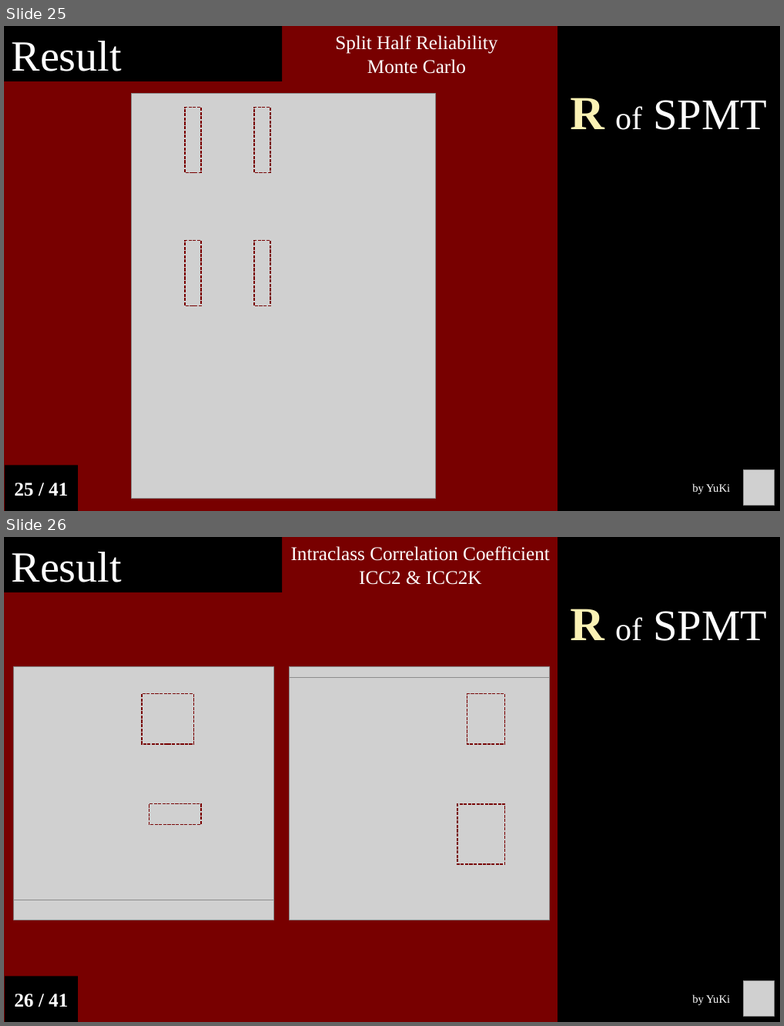
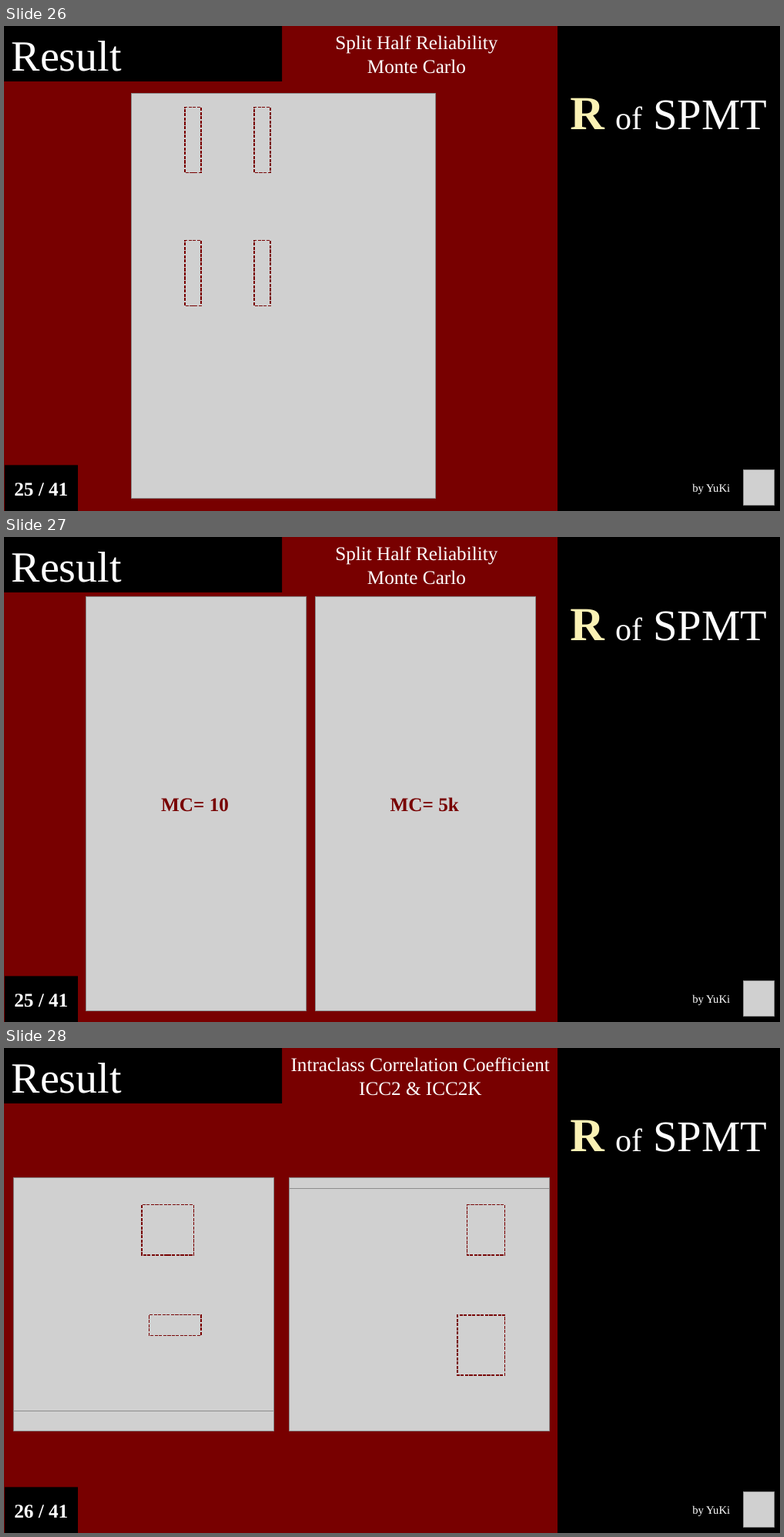
Before and after one commit to Chuan-Peng-Lab/ReliabilitySPE, a slide deck: 6_Reports/6_2_Phase_2/End_Semester_Report.pptx. Shown one above the other, each under a label of ours: slides 25 and 26 before the commit, slides 26, 27 and 28 after it. The pictures are 784x1026 and 784x1537 pixels, drawn with LibreOffice and Linux fonts; fonts in the diff are those of the drawing; grey boxes stand for pictures. Boxes give left, top, right and bottom in pixels: in the first picture for what was removed or moved away, otherwise in the second. Text is boxed around its words. In the diff, an @@ line names an element or a change of style, - is before the commit and + after.

```diff
--- a/6_Reports/6_2_Phase_2/End_Semester_Report.pptx
+++ b/6_Reports/6_2_Phase_2/End_Semester_Report.pptx
@@ slide 27 added at box(4, 537, 780, 1022), background #780000 @@
@@ rectangle added at box(4, 537, 282, 592), fill #000000, 40 pt, text #FFFFFF @@
+Result
@@ text added at box(335, 546, 498, 585), 18 pt, text #FFFFFF @@
+Split Half Reliability
+Monte Carlo
@@ rectangle added at box(558, 537, 780, 1022), fill #000000, 40.5 pt, text #FFFFFF @@
+R of SPMT
@@ picture added at box(86, 597, 307, 1011) @@
@@ picture added at box(315, 597, 535, 1011) @@
@@ text added at box(161, 798, 229, 812), 18 pt, text #780000, bold @@
+MC= 10
@@ text added at box(391, 797, 459, 812), 18 pt, text #780000, bold @@
+MC= 5k
@@ rectangle added at box(5, 977, 78, 1022), fill #000000, 18 pt, text #FFFFFF, bold @@
+25 / 41
@@ text added at box(692, 994, 730, 1005), 10.5 pt, text #FFFFFF @@
+by YuKi
@@ picture added at box(744, 981, 775, 1016) @@
@@ what was slide 25 is now slide 26 @@
@@ what was slide 26 is now slide 28 @@
```
Also in this commit, not shown: 2 slides changed, 1 other slide added, 25 other files.
